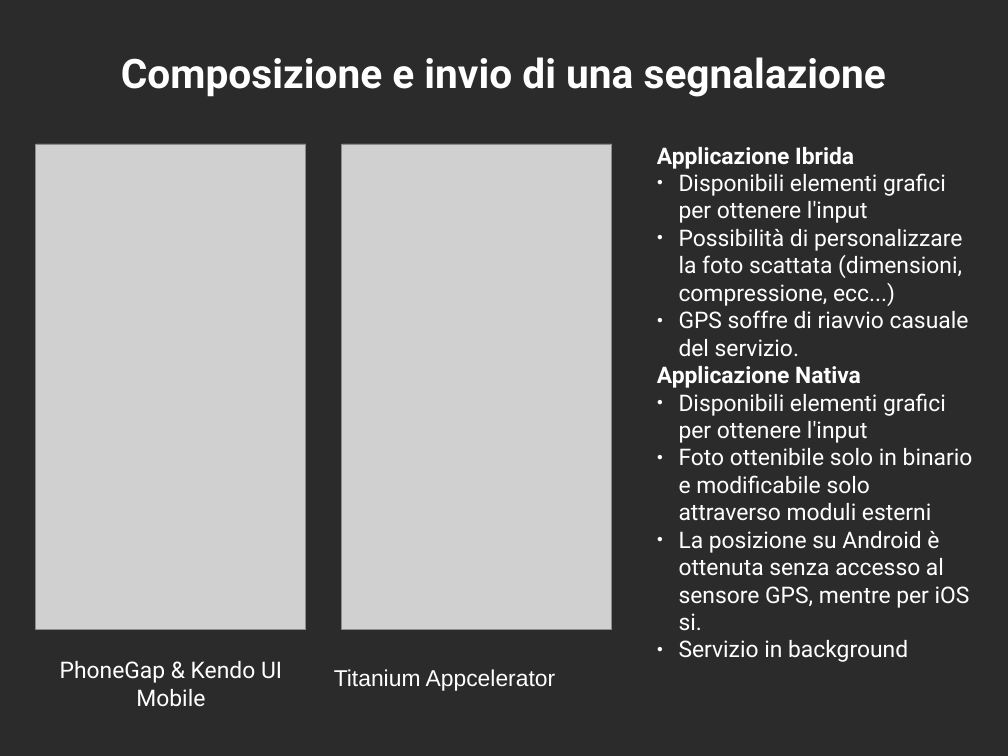
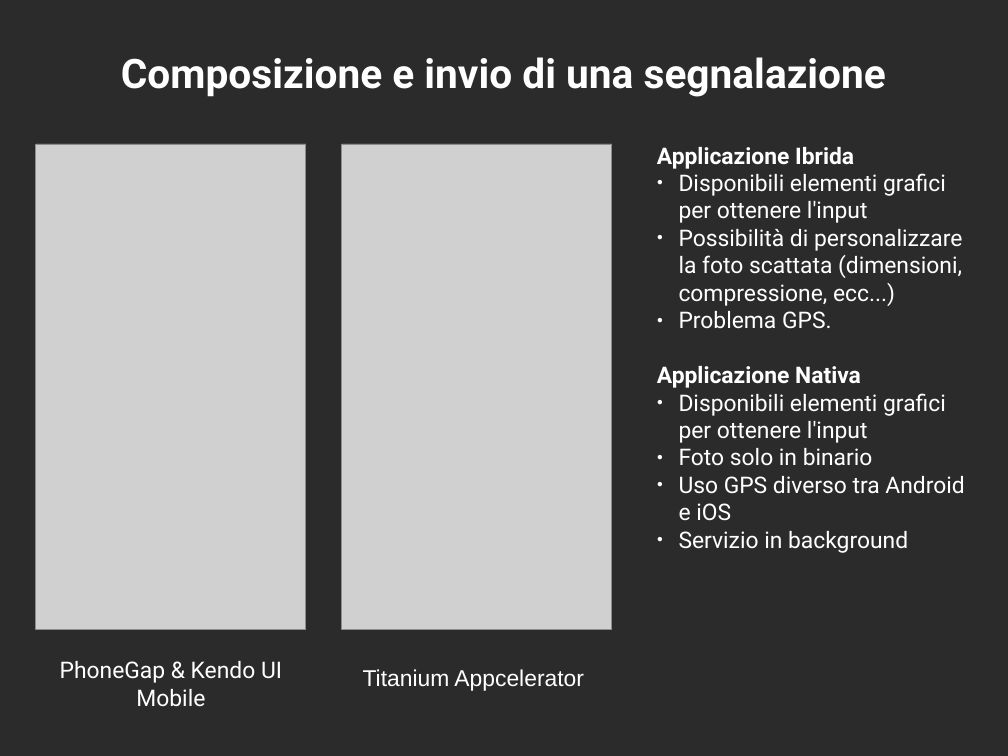
Before and after one commit to mircobe87/tesi-crossplatform, a slide deck: slide 10 of presentazione/presentazione.odp. Drawn at 1008x756 pixels with LibreOffice and Linux fonts; fonts in the diff are those of the drawing; grey boxes stand for pictures; background and template pictures are left out; a plain dark background stands for a picture behind light text. Boxes give left, top, right and bottom in pixels: in the first picture for what was removed or moved away, otherwise in the second. Text is boxed around its words. In the diff, an @@ line names an element or a change of style, - is before the commit and + after.

```diff
--- a/presentazione/presentazione.odp
+++ b/presentazione/presentazione.odp
@@ text at [679, 311, 832, 329]: text changed @@
-● GPS soffre di riavvio casuale del servizio.
+● Problema GPS.
@@ text at [679, 448, 964, 521]: text changed @@
-● Foto ottenibile solo in binario e modificabile solo attraverso moduli esterni
-● La posizione su Android è ottenuta senza accesso al sensore GPS, mentre per iOS si.
+● Foto solo in binario
+● Uso GPS diverso tra Android e iOS
@@ text "Titanium Appcelerator": place and size @@
-text "Titanium Appcelerator" at [334, 669, 556, 691]
+text "Titanium Appcelerator" at [363, 669, 584, 691]
```
Also in this commit, not shown: 2 other slides changed.
